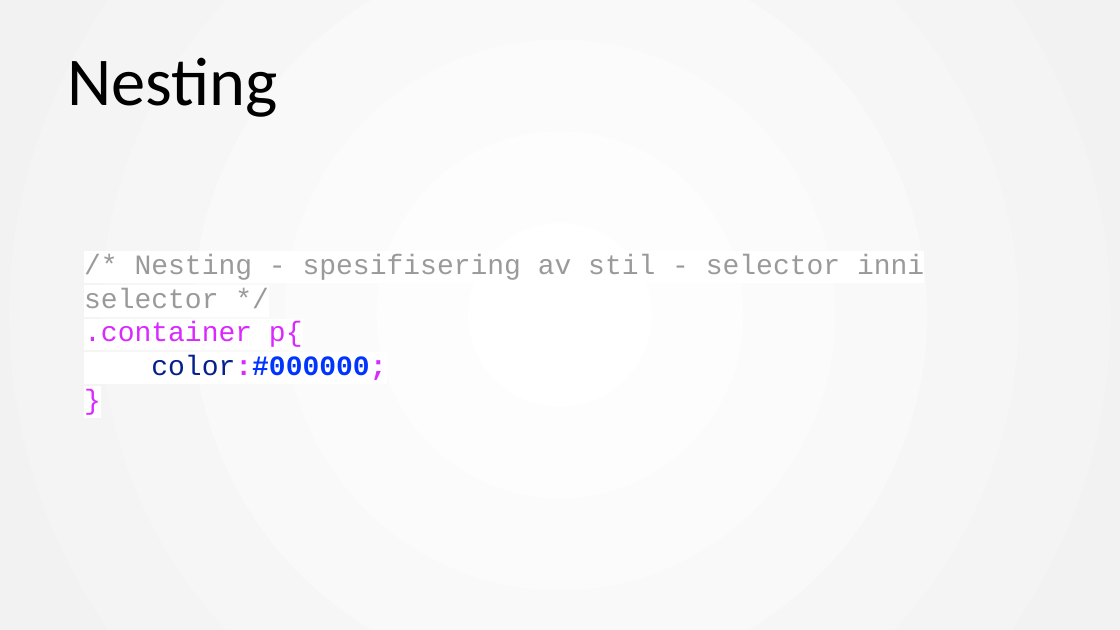
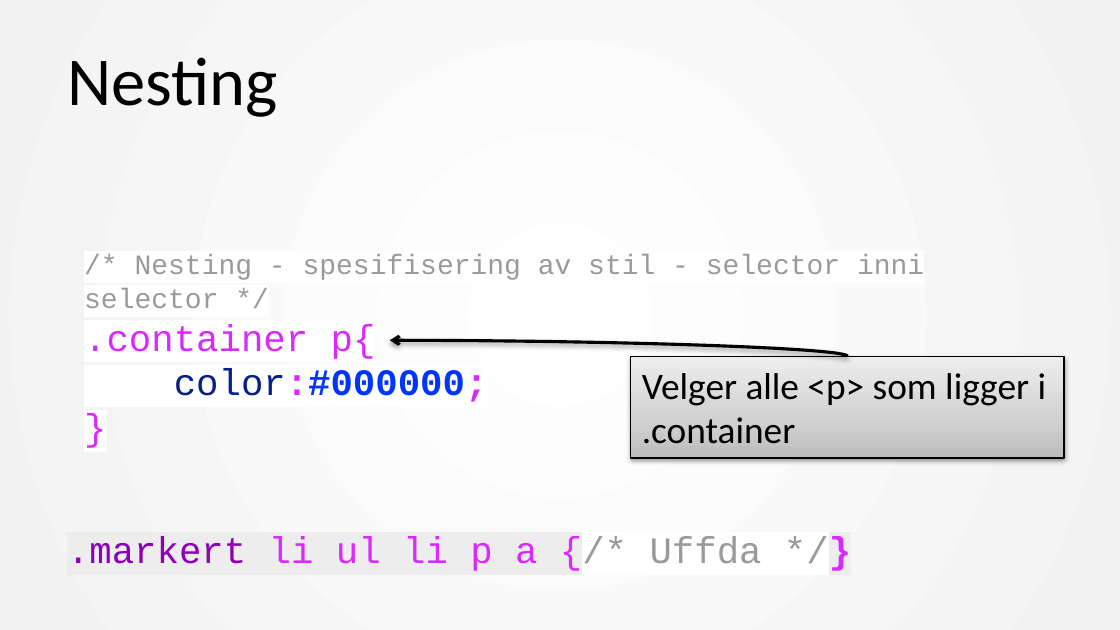
Before and after one commit to mesan/css-kurs, a slide deck: slide 16 of Foiler/1. CSS basic.pptx (slide 15 before the commit). Drawn at 1120x630 pixels with LibreOffice and Linux fonts; fonts in the diff are those of the drawing. Boxes give left, top, right and bottom in pixels: in the first picture for what was removed or moved away, otherwise in the second. Text is boxed around its words. In the diff, an @@ line names an element or a change of style, - is before the commit and + after.

```diff
--- a/Foiler/1. CSS basic.pptx
+++ b/Foiler/1. CSS basic.pptx
@@ text at [84, 324, 488, 402]: size 18 to 24 pt in ".container p{", "color:#000000;", "}" @@
@@ curved arrow added from (848, 356) to (390, 340), #000000 2 pt @@
@@ rectangle added at [631, 356, 1064, 458], fill gradient #BDBDBD to #D1D1D1 to #EEEEEE, outline #000000 0.75 pt, 24 pt, text #000000 @@
+Velger alle <p> som ligger i
+.container
@@ text added at [67, 536, 762, 571], 24 pt, text #DA29FF @@
+.markert li ul li p a {/* Uffda */}
```
Also in this commit, not shown: 10 other slides changed, 12 slides added, 7 slides removed, 4 other files.
